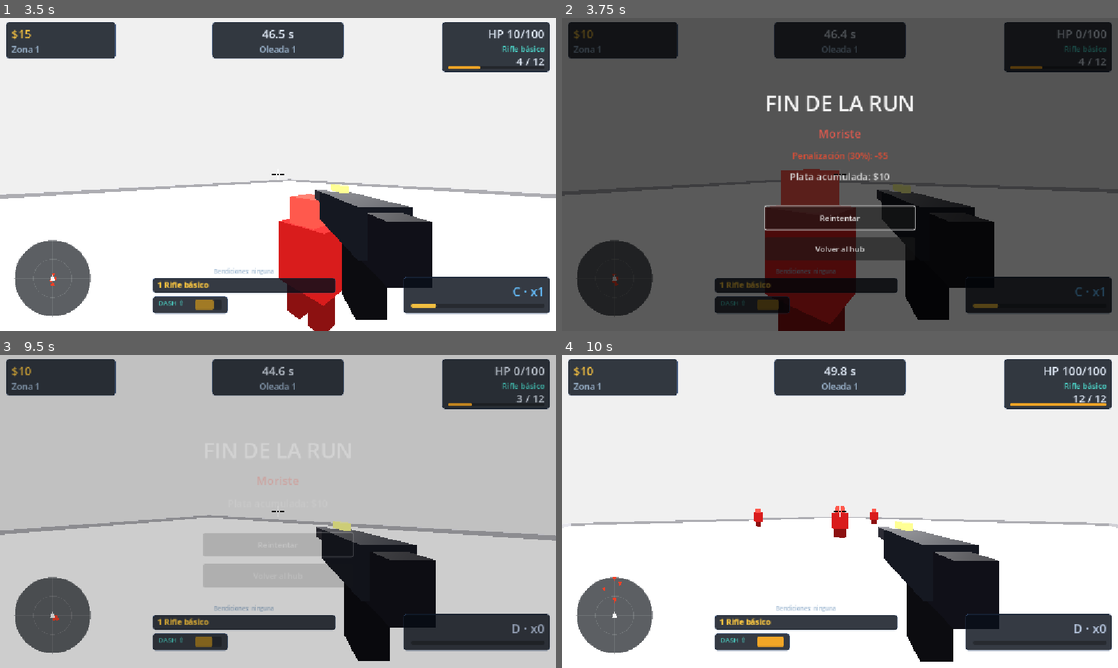
Above: before the commit, frames 1-4 (two rows, left to right).
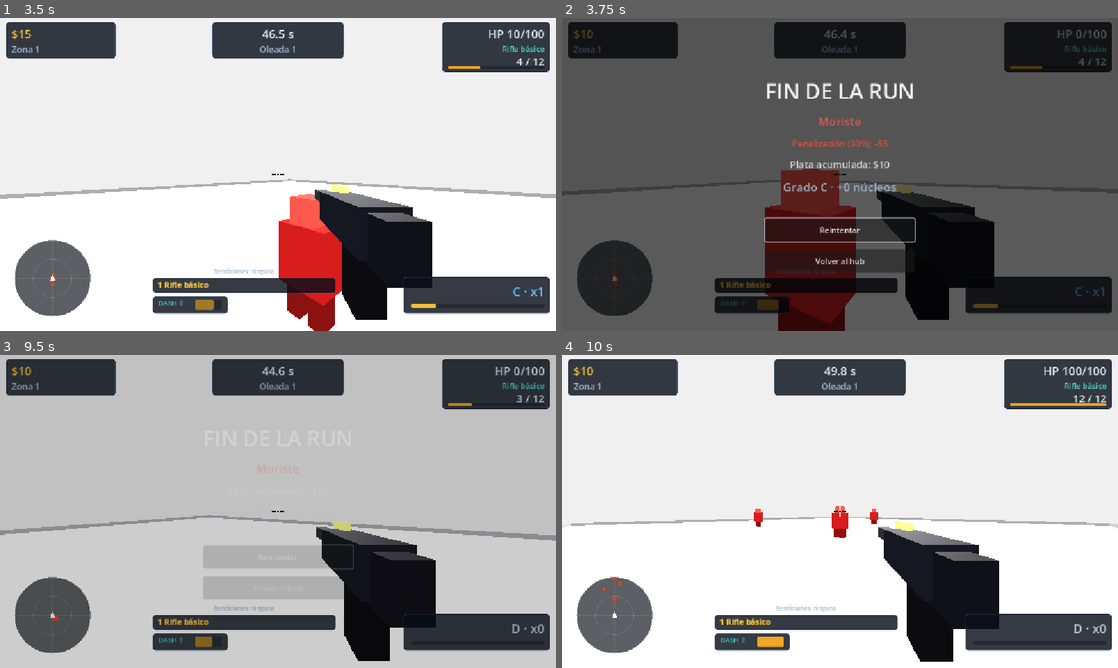
Above: after the commit, the same moments.

Repository: Veilen1/Deadline
Game: Godot game, scene res://scenes/main.tscn
The game is run twice, just before and just after one commit, with the same random seed, the same clock (stepped at 60 frames per second) and the same inputs. This scene is started directly instead of the project's main scene.
Inputs (mouse positions are in pixels of both pictures, inside the frame that each line leads up to):
- Up to frame 1 (3.5 s): tap Enter at 0.5 s; move the mouse to (305, 174) at 0.52 s; press the mouse at (305, 174) at 0.53 s; hold W (move_forward) from 0.53 s (still down); tap Space (jump) at 0.77, 0.8, 1.07, 1.35, 1.52, 1.82, 2.3, 3.02, 3.32 s; move the mouse to (250, 174) at 1.27 s; release the mouse at (250, 174) at 1.28 s; click (250, 174) at 1.55 s; move the mouse to (289, 168) at 2.02 s; press the mouse at (289, 168) at 2.03 s; move the mouse to (272, 180) at 2.77 s; release the mouse at (272, 180) at 2.78 s; tap Shift at 2.85 s; click (272, 180) at 3.05 s
- Up to frame 2 (3.75 s): keep holding W (move_forward); move the mouse to (878, 177) at 3.52 s; tap Ctrl at 3.6 s
- Up to frame 3 (9.5 s): tap Space (jump) at 3.77, 3.8, 4.07, 4.52, 4.82, 5.3, 6.02, 6.32, 6.77, 6.8, 7.07, 7.35, 7.52, 7.82, 8.3, 9.02, 9.32 s; move the mouse to (233, 508) at 4.27 s; tap 1 at 4.35 s; click (233, 508) at 4.55 s; move the mouse to (283, 511) at 5.02 s; tap 2 at 5.1 s; move the mouse to (255, 505) at 5.77 s; release W (move_forward) at 5.78 s; hold D (move_right) 5.78-6.53 s; tap 3 at 5.85 s; click (255, 505) at 6.05 s; move the mouse to (305, 511) at 6.52 s; press the mouse at (305, 511) at 6.53 s; hold W (move_forward) 6.53-8.78 s; move the mouse to (250, 511) at 7.27 s; release the mouse at (250, 511) at 7.28 s; click (250, 511) at 7.55 s; move the mouse to (289, 505) at 8.02 s; press the mouse at (289, 505) at 8.03 s; move the mouse to (272, 517) at 8.77 s; release the mouse at (272, 517) at 8.78 s; hold A (move_left) from 8.78 s (still down); tap Shift at 8.85 s; click (272, 517) at 9.05 s
- Up to frame 4 (10 s): release A (move_left) at 9.5 s; click "Reintentar" at 9.5 s

Frame 1 is identical in both runs. In frame 2, 5.5% of the frame differs, in the area x 36-64%, y 20-82%; in frame 3, 2.7%; in frame 4, nothing differs.

Commit message:
feat(cycles): agregar ciclos de dificultad y grado de run

Diff:
--- a/scenes/actors/enemies/elite_enemy.gd
+++ b/scenes/actors/enemies/elite_enemy.gd
@@ -36,7 +36,9 @@
 	super._ready()
 	add_to_group("elites")
 	jump_damage *= (
-		Settings.enemy_damage_multiplier() * GameState.contract_modifier("enemy_damage", 1.0)
+		Settings.enemy_damage_multiplier()
+		* GameState.contract_modifier("enemy_damage", 1.0)
+		* GameState.cycle_enemy_damage_mult()
 	)
 	_aura = get_node_or_null("Aura") as OmniLight3D
 	EventBus.boss_spawned.emit(self, max_health)
--- a/scenes/actors/enemies/enemy_base.gd
+++ b/scenes/actors/enemies/enemy_base.gd
@@ -26,9 +26,19 @@
 
 
 func _ready() -> void:
-	max_health *= Settings.enemy_health_multiplier() * GameState.contract_modifier("enemy_health", 1.0)
-	attack_damage *= Settings.enemy_damage_multiplier() * GameState.contract_modifier("enemy_damage", 1.0)
-	move_speed *= GameState.contract_modifier("enemy_speed", 1.0)
+	max_health *= (
+		Settings.enemy_health_multiplier()
+		* GameState.contract_modifier("enemy_health", 1.0)
+		* GameState.cycle_enemy_health_mult()
+	)
+	attack_damage *= (
+		Settings.enemy_damage_multiplier()
+		* GameState.contract_modifier("enemy_damage", 1.0)
+		* GameState.cycle_enemy_damage_mult()
+	)
+	move_speed *= (
+		GameState.contract_modifier("enemy_speed", 1.0) * GameState.cycle_enemy_speed_mult()
+	)
 	current_health = max_health
 
 
--- a/scenes/actors/enemies/hound_enemy.gd
+++ b/scenes/actors/enemies/hound_enemy.gd
@@ -23,7 +23,9 @@
 func _ready() -> void:
 	super._ready()
 	explosion_damage *= (
-		Settings.enemy_damage_multiplier() * GameState.contract_modifier("enemy_damage", 1.0)
+		Settings.enemy_damage_multiplier()
+		* GameState.contract_modifier("enemy_damage", 1.0)
+		* GameState.cycle_enemy_damage_mult()
 	)
 	_fuse_glow = get_node_or_null("FuseGlow") as MeshInstance3D
 	if _fuse_glow != null:
--- a/scenes/actors/enemies/ranged_enemy.gd
+++ b/scenes/actors/enemies/ranged_enemy.gd
@@ -31,7 +31,9 @@
 func _ready() -> void:
 	super._ready()
 	projectile_damage *= (
-		Settings.enemy_damage_multiplier() * GameState.contract_modifier("enemy_damage", 1.0)
+		Settings.enemy_damage_multiplier()
+		* GameState.contract_modifier("enemy_damage", 1.0)
+		* GameState.cycle_enemy_damage_mult()
 	)
 	_charge_eye = get_node_or_null("ChargeEye") as MeshInstance3D
 	if _charge_eye != null:
--- a/scenes/actors/player/player.gd
+++ b/scenes/actors/player/player.gd
@@ -443,6 +443,7 @@
 		return
 
 	current_ammo -= 1
+	GameState.run_shots += 1
 	_fire_timer = 1.0 / maxf(
 		weapon_data.shots_per_second * (1.0 + fire_rate_bonus) * _blessing_fire_rate_mult, 0.01
 	)
--- a/scenes/ui/game_over_menu.gd
+++ b/scenes/ui/game_over_menu.gd
@@ -5,6 +5,7 @@
 @onready var reason_label: Label = $CenterContainer/Menu/ReasonLabel
 @onready var penalty_label: Label = $CenterContainer/Menu/PenaltyLabel
 @onready var money_label: Label = $CenterContainer/Menu/MoneyLabel
+@onready var grade_label: Label = $CenterContainer/Menu/GradeLabel
 @onready var retry_button: Button = $CenterContainer/Menu/RetryButton
 @onready var hub_button: Button = $CenterContainer/Menu/HubButton
 
@@ -20,6 +21,11 @@
 	Diagnostics.mark("game_over_show", {"reason": reason, "money": money})
 	reason_label.text = _reason_text(reason)
 	money_label.text = "Plata acumulada: $%d" % money
+	grade_label.text = "Grado %s · +%d núcleos" % [
+		GameState.last_grade,
+		GameState.last_grade_cores,
+	]
+	grade_label.add_theme_color_override("font_color", _grade_color(GameState.last_grade))
 
 	if reason == "death" and GameState.last_death_penalty > 0:
 		penalty_label.text = "Penalización (%d%%): -$%d" % [
@@ -69,6 +75,18 @@
 			return "Fin de la run"
 
 
+func _grade_color(grade: String) -> Color:
+	match grade:
+		"S":
+			return Color(1.0, 0.82, 0.3, 1)
+		"A":
+			return Color(0.3, 0.9, 0.85, 1)
+		"B":
+			return Color(0.85, 0.9, 1.0, 1)
+		_:
+			return Color(0.65, 0.72, 0.82, 1)
+
+
 func _on_retry_pressed() -> void:
 	Diagnostics.mark("retry_pressed")
 	get_tree().paused = false
--- a/scenes/ui/game_over_menu.tscn
+++ b/scenes/ui/game_over_menu.tscn
@@ -63,6 +63,13 @@
 text = "Plata acumulada: $0"
 horizontal_alignment = 1
 
+[node name="GradeLabel" type="Label" parent="CenterContainer/Menu"]
+layout_mode = 2
+theme_override_colors/font_color = Color(0.95, 0.75, 0.25, 1)
+theme_override_font_sizes/font_size = 24
+text = "Grado C · +0 núcleos"
+horizontal_alignment = 1
+
 [node name="Spacer" type="Control" parent="CenterContainer/Menu"]
 custom_minimum_size = Vector2(0, 16)
 layout_mode = 2
--- a/scenes/ui/hub.gd
+++ b/scenes/ui/hub.gd
@@ -11,6 +11,8 @@
 @onready var timer_label: Label = $CenterContainer/Menu/TimerLabel
 @onready var bonus_label: Label = $CenterContainer/Menu/BonusLabel
 @onready var contract_label: Label = $CenterContainer/Menu/ContractLabel
+@onready var cycle_label: Label = $CenterContainer/Menu/CycleLabel
+@onready var cycle_button: Button = $CenterContainer/Menu/CycleButton
 @onready var skill_tree_button: Button = $CenterContainer/Menu/SkillTreeButton
 @onready var shop_button: Button = $CenterContainer/Menu/ShopButton
 @onready var challenges_button: Button = $CenterContainer/Menu/ChallengesButton
@@ -26,6 +28,7 @@
 	skill_tree_button.pressed.connect(_on_skill_tree_pressed)
 	shop_button.pressed.connect(_on_shop_pressed)
 	challenges_button.pressed.connect(_on_challenges_pressed)
+	cycle_button.pressed.connect(_on_cycle_pressed)
 	play_button.pressed.connect(_on_play_pressed)
 	main_menu_button.pressed.connect(_on_main_menu_pressed)
 	_update_ui()
@@ -60,6 +63,12 @@
 	Transitions.change_scene_to_file(CONTRACTS_SCENE)
 
 
+func _on_cycle_pressed() -> void:
+	if GameState.advance_cycle():
+		AudioDirector.play_upgrade()
+		_update_ui()
+
+
 func _on_main_menu_pressed() -> void:
 	GameState.save_game()
 	Transitions.change_scene_to_file(MAIN_MENU_SCENE)
@@ -92,3 +101,7 @@
 			str(contract.get("title", "")),
 			int(contract.get("core_bonus", 0)),
 		]
+
+	cycle_label.text = "Ciclo %d · grado máximo %s" % [GameState.cycle, GameState.best_grade]
+	cycle_button.disabled = GameState.runs_completed < 1 or GameState.cycle >= 10
+	cycle_button.text = "Ciclo máximo" if GameState.cycle >= 10 else "Subir ciclo"
--- a/scenes/ui/hub.tscn
+++ b/scenes/ui/hub.tscn
@@ -30,12 +30,12 @@
 
 [node name="Menu" type="VBoxContainer" parent="CenterContainer"]
 layout_mode = 2
-theme_override_constants/separation = 16
+theme_override_constants/separation = 8
 
 [node name="TitleLabel" type="Label" parent="CenterContainer/Menu"]
 layout_mode = 2
 theme_override_colors/font_color = Color(0.95, 0.75, 0.25, 1)
-theme_override_font_sizes/font_size = 40
+theme_override_font_sizes/font_size = 34
 text = "HUB"
 horizontal_alignment = 1
 
@@ -74,18 +74,30 @@
 text = "Contrato: sin contrato"
 horizontal_alignment = 1
 
+[node name="CycleLabel" type="Label" parent="CenterContainer/Menu"]
+layout_mode = 2
+theme_override_colors/font_color = Color(0.95, 0.75, 0.25, 1)
+theme_override_font_sizes/font_size = 14
+text = "Ciclo 1 · grado máximo C"
+horizontal_alignment = 1
+
+[node name="CycleButton" type="Button" parent="CenterContainer/Menu"]
+custom_minimum_size = Vector2(340, 32)
+layout_mode = 2
+text = "Subir ciclo"
+
 [node name="SkillTreeButton" type="Button" parent="CenterContainer/Menu"]
-custom_minimum_size = Vector2(340, 40)
+custom_minimum_size = Vector2(340, 36)
 layout_mode = 2
 text = "Árbol de habilidades"
 
 [node name="ShopButton" type="Button" parent="CenterContainer/Menu"]
-custom_minimum_size = Vector2(340, 40)
+custom_minimum_size = Vector2(340, 36)
 layout_mode = 2
 text = "Tienda"
 
 [node name="ChallengesButton" type="Button" parent="CenterContainer/Menu"]
-custom_minimum_size = Vector2(340, 40)
+custom_minimum_size = Vector2(340, 36)
 layout_mode = 2
 text = "Desafíos"
 
@@ -97,11 +109,11 @@
 horizontal_alignment = 1
 
 [node name="PlayButton" type="Button" parent="CenterContainer/Menu"]
-custom_minimum_size = Vector2(340, 40)
+custom_minimum_size = Vector2(340, 36)
 layout_mode = 2
 text = "Jugar"
 
 [node name="MainMenuButton" type="Button" parent="CenterContainer/Menu"]
-custom_minimum_size = Vector2(340, 40)
+custom_minimum_size = Vector2(340, 36)
 layout_mode = 2
 text = "Menú principal"
--- a/scenes/ui/profile.gd
+++ b/scenes/ui/profile.gd
@@ -35,6 +35,8 @@
 
 	_add_stat("Plata actual", "$%d" % GameState.money)
 	_add_stat("Núcleos", "◈ %d" % GameState.cores)
+	_add_stat("Ciclo", str(GameState.cycle))
+	_add_stat("Mejor grado", GameState.best_grade)
 	_add_stat("Recaudado total", "$%d" % GameState.lifetime_earned)
 	_add_stat("Runs iniciadas", str(GameState.runs_started))
 	_add_stat("Runs completadas", str(GameState.runs_completed))
--- a/scripts/autoloads/game_state.gd
+++ b/scripts/autoloads/game_state.gd
@@ -93,6 +93,17 @@
 var zones_cleared: int = 0
 var claimed_challenges: Array[String] = []
 
+# Ciclos de dificultad y grado de la última run.
+var cycle: int = 1
+var best_grade: String = "C"
+var last_grade: String = "C"
+var last_grade_cores: int = 0
+
+# Contadores de la run actual para calcular el grado.
+var run_shots: int = 0
+var run_hits: int = 0
+var run_kills: int = 0
+
 var _save_timer: Timer
 var _is_loading: bool = false
 
@@ -114,6 +125,7 @@
 
 func _on_enemy_killed(enemy: Node, _hit_zone: String) -> void:
 	kills += 1
+	run_kills += 1
 	if enemy != null and is_instance_valid(enemy):
 		if enemy.is_in_group("elites"):
 			elites_killed += 1
@@ -125,6 +137,7 @@
 
 
 func _on_enemy_hit(_enemy: Node, hit_zone: String, _damage: float, _money: int) -> void:
+	run_hits += 1
 	if hit_zone != "head":
 		return
 	headshots += 1
@@ -174,6 +187,76 @@
 
 func contract_core_bonus() -> int:
 	return int(contract_data().get("core_bonus", 0))
+
+
+func cycle_enemy_health_mult() -> float:
+	return 1.0 + 0.12 * float(cycle - 1)
+
+
+func cycle_enemy_damage_mult() -> float:
+	return 1.0 + 0.08 * float(cycle - 1)
+
+
+func cycle_enemy_speed_mult() -> float:
+	return 1.0 + 0.04 * float(cycle - 1)
+
+
+func cycle_core_mult() -> float:
+	return 1.0 + 0.25 * float(cycle - 1)
+
+
+func advance_cycle() -> bool:
+	# Subir de ciclo es opcional; se habilita al completar la primera run.
+	if runs_completed < 1 or cycle >= 10:
+		return false
+	cycle += 1
+	save_game()
+	return true
+
+
+func _accuracy() -> float:
+	return float(run_hits) / maxf(float(run_shots), 1.0)
+
+
+func _compute_grade(reason: String) -> String:
+	var accuracy: float = _accuracy()
+	if reason == "completed" and accuracy >= 0.55 and run_kills >= 20:
+		return "S"
+	if reason == "completed" or (accuracy >= 0.5 and run_kills >= 15):
+		return "A"
+	if run_kills >= 8:
+		return "B"
+	return "C"
+
+
+func _grade_cores(grade: String) -> int:
+	match grade:
+		"S":
+			return 3
+		"A":
+			return 2
+		"B":
+			return 1
+		_:
+			return 0
+
+
+func _grade_rank(grade: String) -> int:
+	match grade:
+		"S":
+			return 4
+		"A":
+			return 3
+		"B":
+			return 2
+		_:
+			return 1
+
+
+func _update_best_grade(grade: String) -> void:
+	if _grade_rank(grade) > _grade_rank(best_grade):
+		best_grade = grade
+		_queue_save()
 
 
 func apply_contract_start() -> void:
@@ -453,6 +536,11 @@
 	runs_started += 1
 	run_timer = base_run_time
 	run_blessings.clear()
+	run_shots = 0
+	run_hits = 0
+	run_kills = 0
+	last_grade = "C"
+	last_grade_cores = 0
 	timer_changed.emit(run_timer)
 	run_started.emit()
 
@@ -473,13 +561,18 @@
 	# Ignora llamadas repetidas (ej. muerte y timer en el mismo frame).
 	if not is_run_active:
 		return
+
+	last_grade = _compute_grade(reason)
+	last_grade_cores = _grade_cores(last_grade) if reason == "completed" else 0
+	_update_best_grade(last_grade)
 
 	if reason == "death":
 		_apply_death_penalty()
 		deaths += 1
 	elif reason == "completed":
 		runs_completed += 1
-		add_cores(3 + contract_core_bonus())
+		var earned: int = 3 + contract_core_bonus() + last_grade_cores
+		add_cores(int(round(float(earned) * cycle_core_mult())))
 	elif reason == "timer":
 		runs_timed_out += 1
 	else:
@@ -490,8 +583,14 @@
 	# TODO: Fase 2.4 — aplicar consecuencias específicas por motivo.
 	if not VALID_END_REASONS.has(reason):
 		push_warning("GameState.end_run: motivo desconocido '%s'" % reason)
+	Diagnostics.mark("end_run", {
+		"reason": reason,
+		"money": money,
+		"grade": last_grade,
+		"accuracy": _accuracy(),
+		"kills": run_kills,
+	})
 	run_ended.emit(reason)
-	Diagnostics.mark("end_run", {"reason": reason, "money": money})
 	# Guarda fuera del frame crítico para no demorar el menú de fin de run.
 	save_game.call_deferred()
 
@@ -549,6 +648,13 @@
 	money = 0
 	cores = 0
 	claimed_challenges.clear()
+	cycle = 1
+	best_grade = "C"
+	last_grade = "C"
+	last_grade_cores = 0
+	run_shots = 0
+	run_hits = 0
+	run_kills = 0
 	headshots = 0
 	elites_killed = 0
 	hounds_killed = 0
@@ -586,6 +692,8 @@
 	config.set_value("progress", "money", money)
 	config.set_value("progress", "cores", cores)
 	config.set_value("progress", "claimed_challenges", claimed_challenges)
+	config.set_value("progress", "cycle", cycle)
+	config.set_value("progress", "best_grade", best_grade)
 	config.set_value("progress", "base_run_time", base_run_time)
 	config.set_value("progress", "upgrades", upgrades)
 	config.set_value("progress", "skill_levels", skill_levels)
@@ -630,6 +738,8 @@
 	if saved_claims is Array or saved_claims is PackedStringArray:
 		for claim in saved_claims:
 			claimed_challenges.append(str(claim))
+	cycle = clampi(int(config.get_value("progress", "cycle", 1)), 1, 10)
+	best_grade = str(config.get_value("progress", "best_grade", "C"))
 
 	var saved_time: float = float(config.get_value("progress", "base_run_time", default_run_time))
 	base_run_time = saved_time if saved_time > 0.0 else default_run_time
Not shown, changed: CHANGELOG.md
